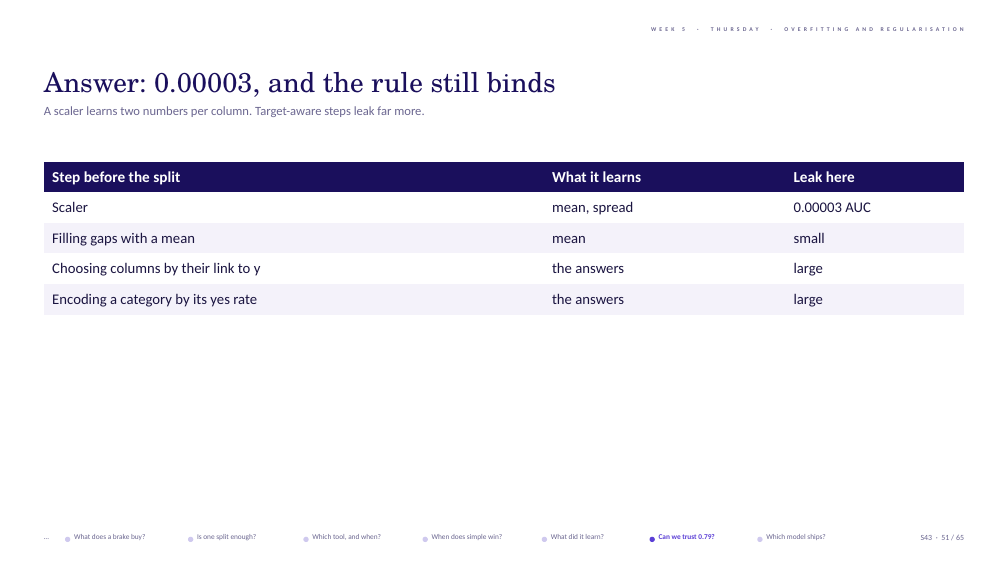
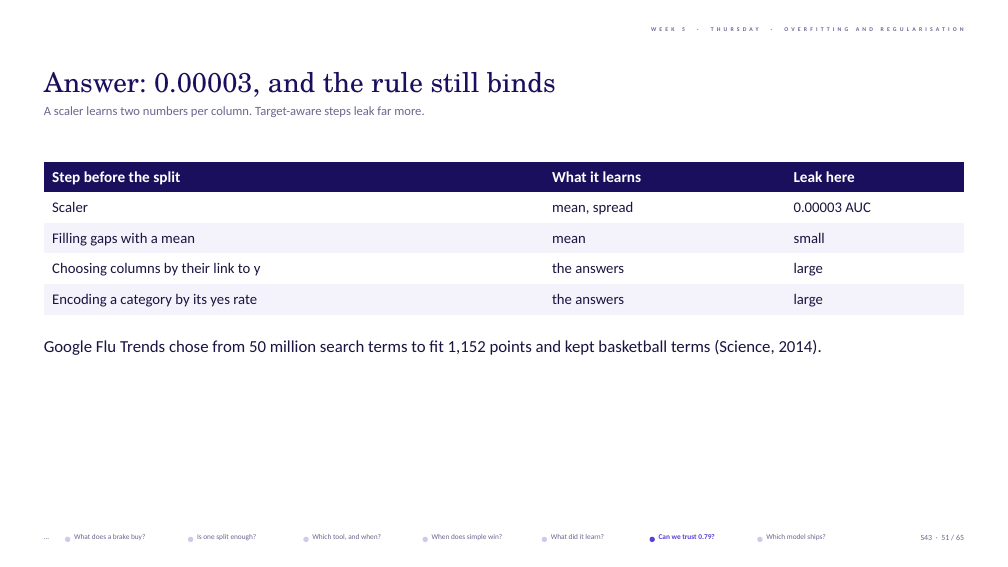
Before and after one commit to fde-academy-lab/c2-content-factory, a slide deck: slide 51 of content/W05/D4/1_in_class_training_content/slides/C2_W05_D04_slides_STUDENT.pptx. Drawn at 1008x567 pixels with LibreOffice and Linux fonts; fonts in the diff are those of the drawing; background and template pictures are left out. Boxes give left, top, right and bottom in pixels: in the first picture for what was removed or moved away, otherwise in the second. Text is boxed around its words. In the diff, an @@ line names an element or a change of style, - is before the commit and + after.

```diff
--- a/content/W05/D4/1_in_class_training_content/slides/C2_W05_D04_slides_STUDENT.pptx
+++ b/content/W05/D4/1_in_class_training_content/slides/C2_W05_D04_slides_STUDENT.pptx
@@ text added at [44,340,822,355], 16 pt, text #1A1440 @@
+Google Flu Trends chose from 50 million search terms to fit 1,152 points and kept basketball terms (Science, 2014).
```
Also in this commit, not shown: 1 other slide changed, 2 other files.
